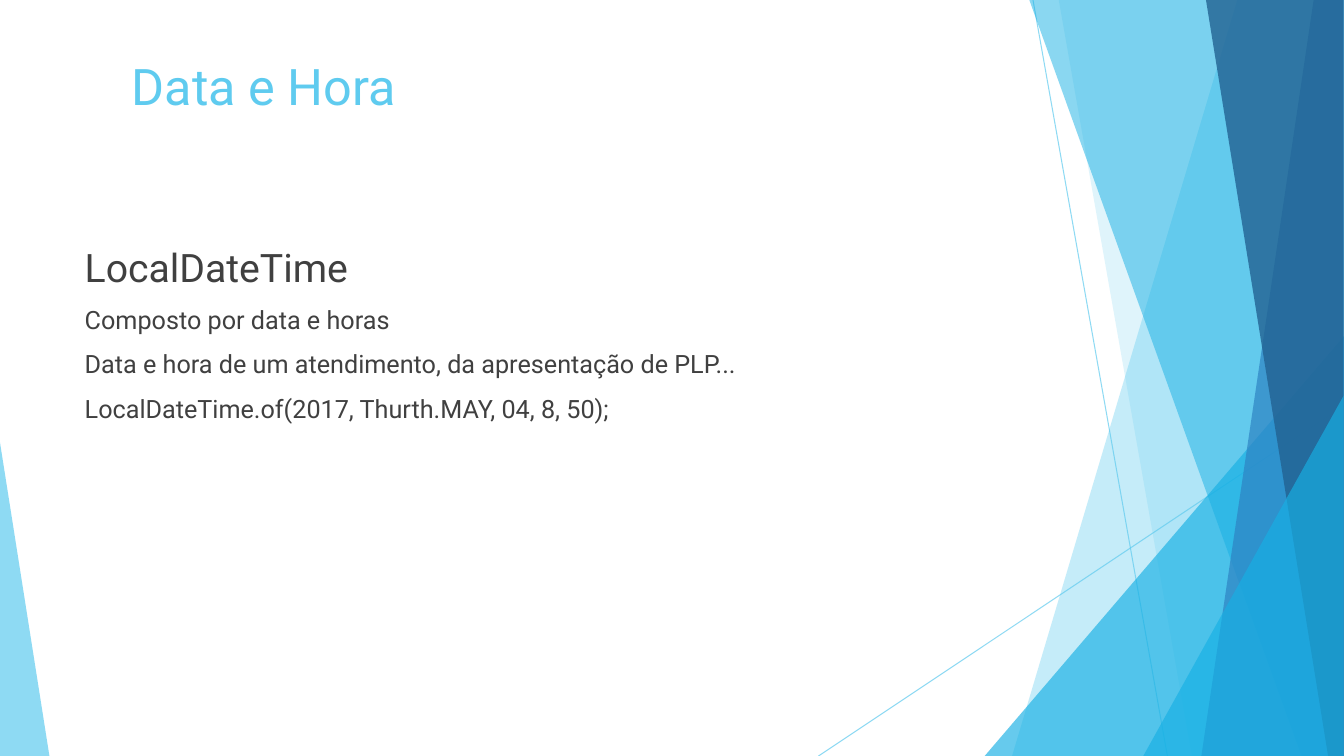
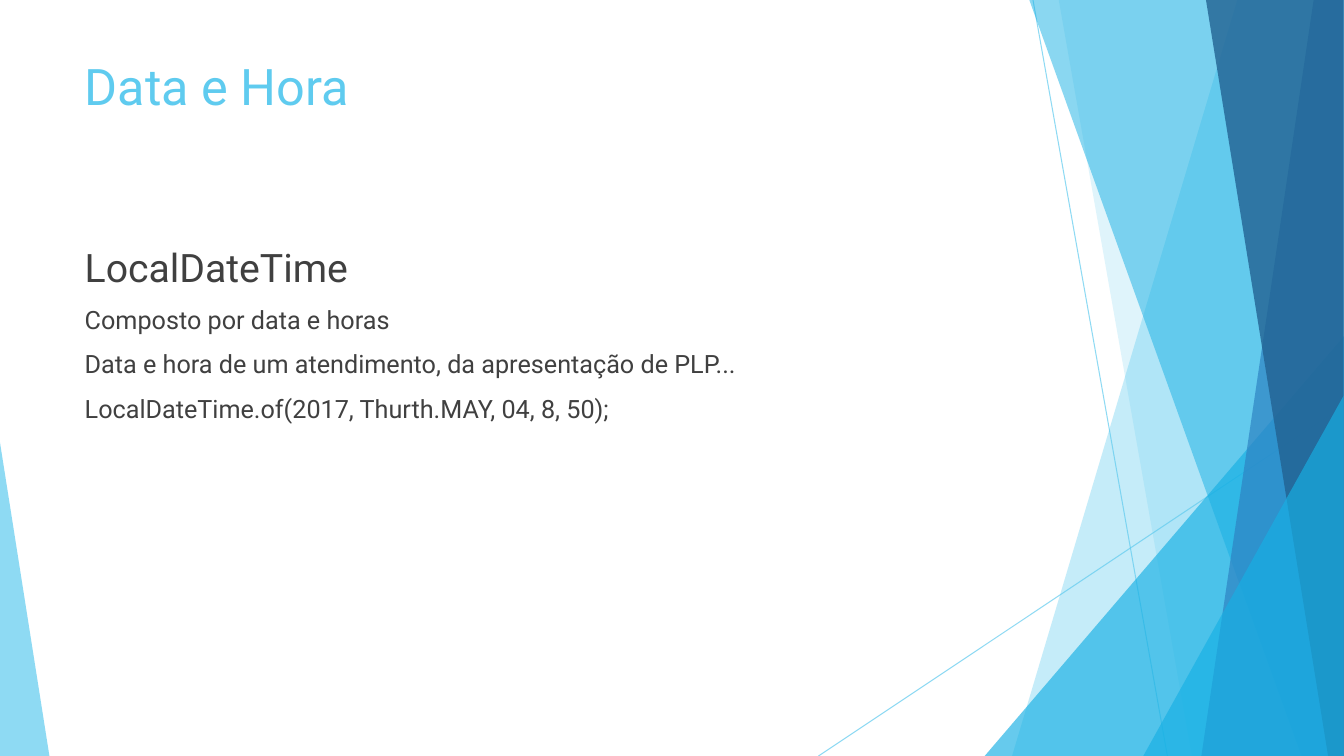
Before and after one commit to VMedeiros/javaFuncionalPLP, a slide deck: slide 12 of Programação Funcional – Java 8.pptx (slide 10 before the commit). Drawn at 1344x756 pixels with LibreOffice and Linux fonts; fonts in the diff are those of the drawing. Boxes give left, top, right and bottom in pixels: in the first picture for what was removed or moved away, otherwise in the second. Text is boxed around its words. In the diff, an @@ line names an element or a change of style, - is before the commit and + after.

```diff
--- a/Programação Funcional – Java 8.pptx
+++ b/Programação Funcional – Java 8.pptx
@@ title "Data e Hora" moved from (x1=132, y1=69, x2=396, y2=106) to (x1=85, y1=69, x2=349, y2=106) @@
```
Also in this commit, not shown: 2 other slides changed, 6 slides added, 3 slides removed, 1 other file.
